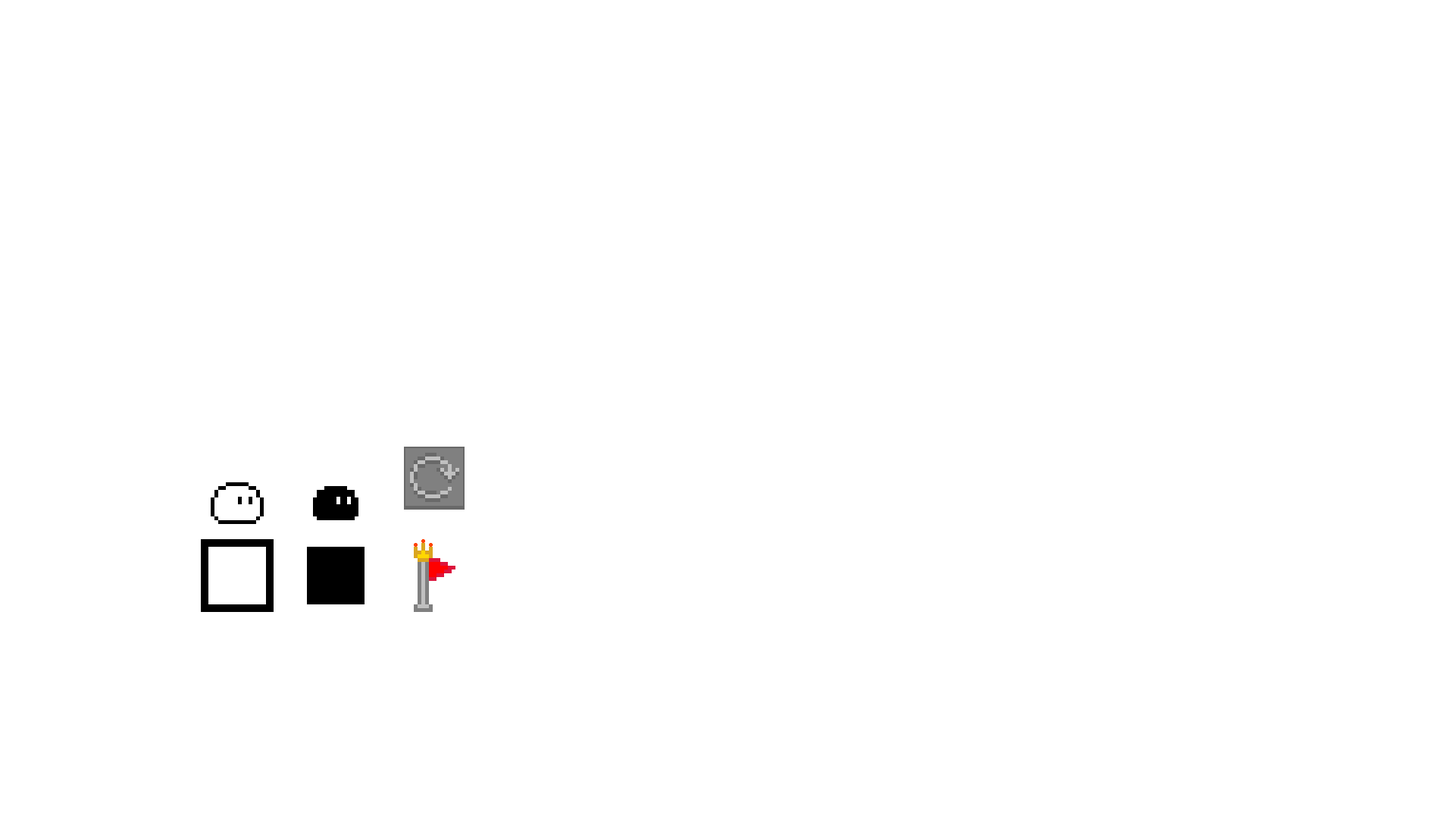
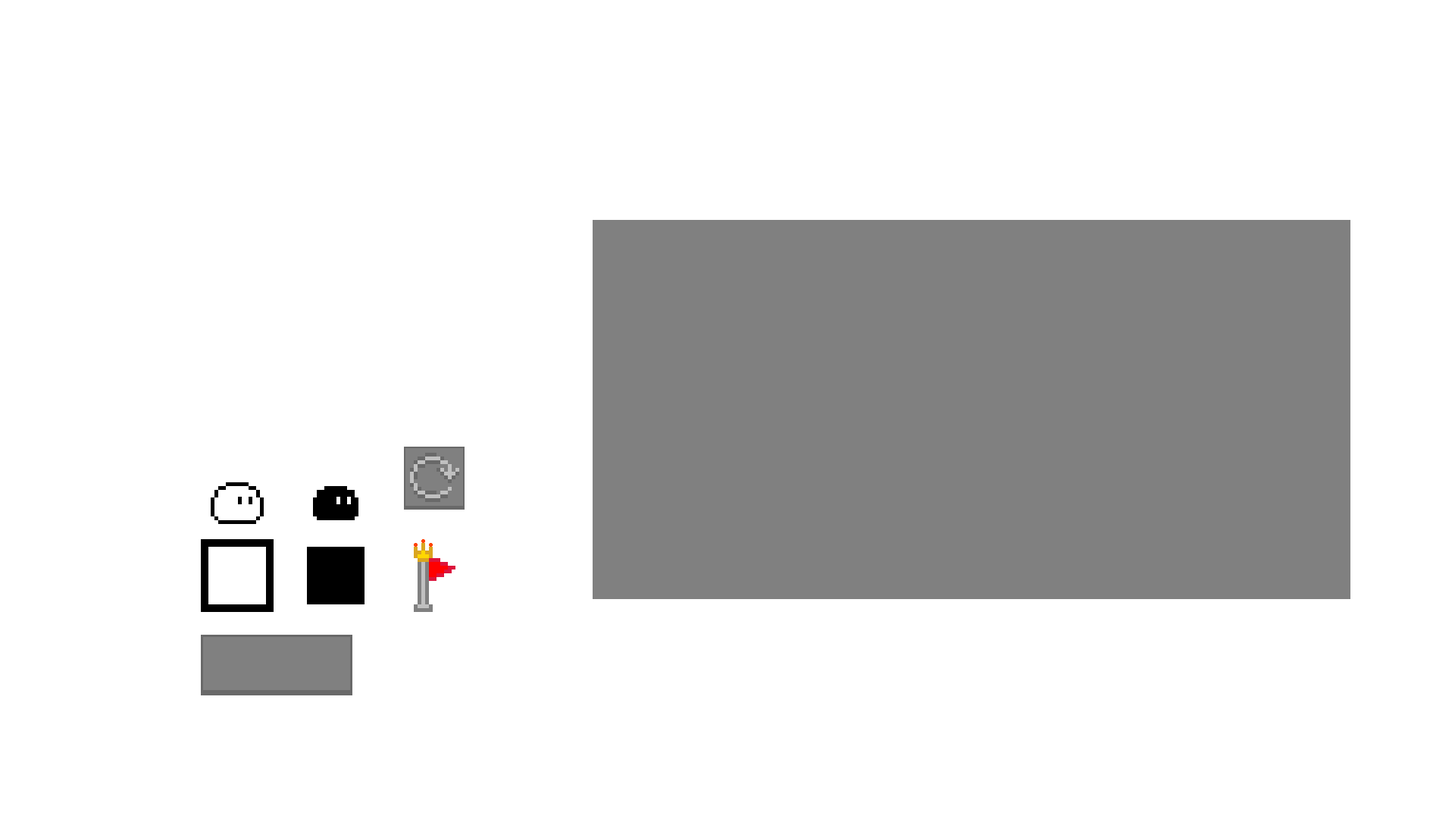
Comparing the layer stacks of the two 1455×819 images. Changes:
added layer "图层 9" above "图层 8" over (592, 219, 1351, 599)
added layer "图层 8" above "图层 7" over (200, 634, 353, 696)
